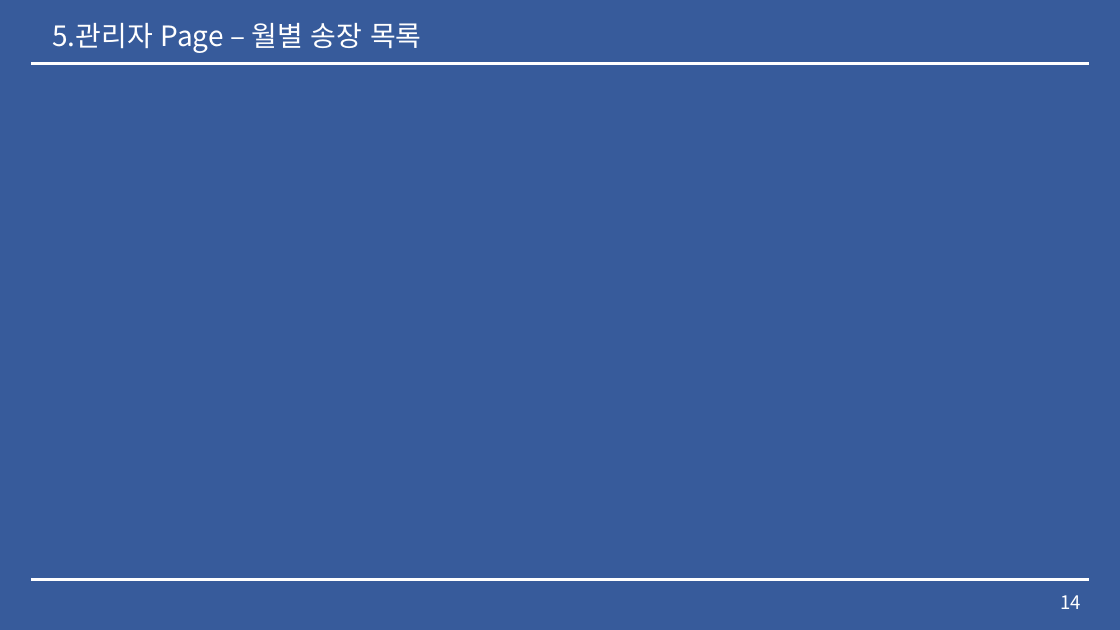
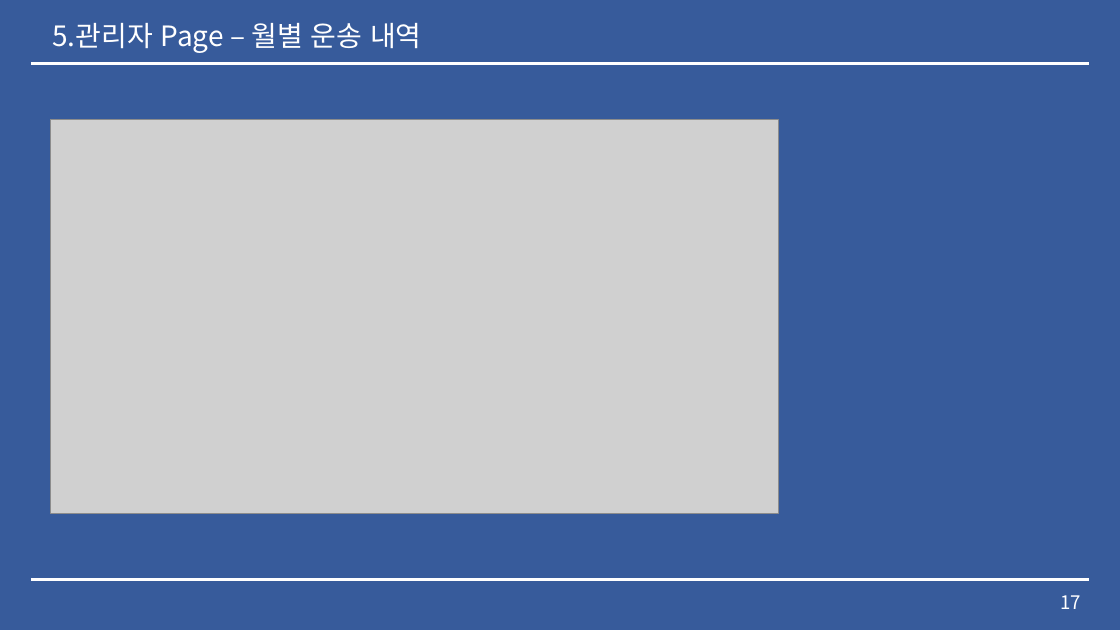
Before and after one commit to lx9203/fulfillmentBlue, a slide deck: slide 17 of Fulfillment 중간발표.pptx (slide 14 before the commit). Drawn at 1120x630 pixels with LibreOffice and Linux fonts; fonts in the diff are those of the drawing; grey boxes stand for pictures. Boxes give left, top, right and bottom in pixels: in the first picture for what was removed or moved away, otherwise in the second. Text is boxed around its words. In the diff, an @@ line names an element or a change of style, - is before the commit and + after.

```diff
--- a/Fulfillment 중간발표.pptx
+++ b/Fulfillment 중간발표.pptx
@@ text at [52, 23, 422, 53]: text changed @@
-5.관리자 Page – 월별 송장 목록
+5.관리자 Page – 월별 운송 내역
@@ picture added at [50, 119, 778, 513] @@
@@ page number at [1060, 595, 1081, 609]: text changed @@
-14
+17
```
Also in this commit, not shown: 11 other slides changed, 2 slides added, 6 other files.
